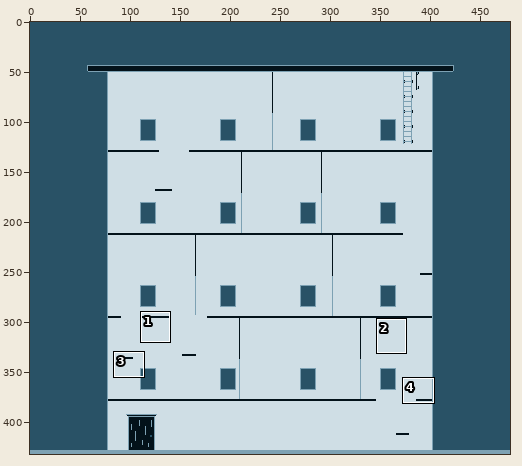
Sprite sheet: GBJAM/Assets/Art/Level 2/apartmentBG.png. Above, an overview of the earlier version with the close-up marked.
Close-up. Earlier state:
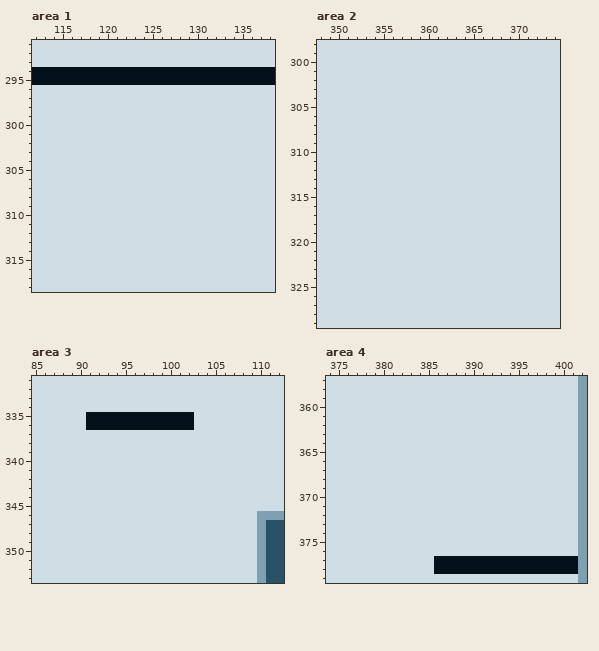
The file is 480x432 pixels. Shown: area 1: x 112..138, y 291..318; area 2: x 348..374, y 298..329; area 3: x 85..112, y 331..353; area 4: x 374..402, y 357..379. The commit also changed other parts of the picture, which this record leaves out.
Now the later version:
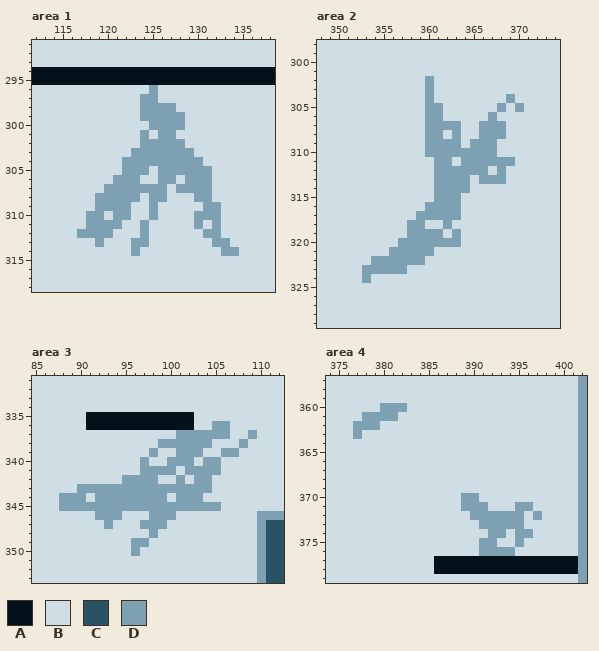
Palette (. is transparent): A #03121a  B #cfdee5  C #295266  D #7da1b3
Diff:
--- area 1
@@ x 112..138 @@
 295 AAAAAAAAAAAAAAAAAAAAAAAAAAA
-296 BBBBBBBBBBBBBBBBBBBBBBBBBBB
-297 BBBBBBBBBBBBBBBBBBBBBBBBBBB
-298 BBBBBBBBBBBBBBBBBBBBBBBBBBB
-299 BBBBBBBBBBBBBBBBBBBBBBBBBBB
-300 BBBBBBBBBBBBBBBBBBBBBBBBBBB
-301 BBBBBBBBBBBBBBBBBBBBBBBBBBB
-302 BBBBBBBBBBBBBBBBBBBBBBBBBBB
-303 BBBBBBBBBBBBBBBBBBBBBBBBBBB
-304 BBBBBBBBBBBBBBBBBBBBBBBBBBB
-305 BBBBBBBBBBBBBBBBBBBBBBBBBBB
-306 BBBBBBBBBBBBBBBBBBBBBBBBBBB
-307 BBBBBBBBBBBBBBBBBBBBBBBBBBB
-308 BBBBBBBBBBBBBBBBBBBBBBBBBBB
-309 BBBBBBBBBBBBBBBBBBBBBBBBBBB
-310 BBBBBBBBBBBBBBBBBBBBBBBBBBB
-311 BBBBBBBBBBBBBBBBBBBBBBBBBBB
-312 BBBBBBBBBBBBBBBBBBBBBBBBBBB
-313 BBBBBBBBBBBBBBBBBBBBBBBBBBB
-314 BBBBBBBBBBBBBBBBBBBBBBBBBBB
+296 BBBBBBBBBBBBBDBBBBBBBBBBBBB
+297 BBBBBBBBBBBBDDBBBBBBBBBBBBB
+298 BBBBBBBBBBBBDDDDBBBBBBBBBBB
+299 BBBBBBBBBBBBDDDDDBBBBBBBBBB
+300 BBBBBBBBBBBBBDDDDBBBBBBBBBB
+301 BBBBBBBBBBBBDBDDBBBBBBBBBBB
+302 BBBBBBBBBBBBDDDDDBBBBBBBBBB
+303 BBBBBBBBBBBDDDDDDDBBBBBBBBB
+304 BBBBBBBBBBDDDDDDDDDBBBBBBBB
+305 BBBBBBBBBBDDDBDDDDDDBBBBBBB
+306 BBBBBBBBBDDDBBDDBDDDBBBBBBB
+307 BBBBBBBBDDDDDDDBDDDDBBBBBBB
+308 BBBBBBBDDDDDBDDBBBDDBBBBBBB
+309 BBBBBBBDDDDBBDBBBBBDDBBBBBB
+310 BBBBBBDDBDDBBDBBBBDDDBBBBBB
+311 BBBBBBDDDDBBDBBBBBDBDBBBBBB
+312 BBBBBDDDDBBBDBBBBBBDDBBBBBB
+313 BBBBBBBDBBBDDBBBBBBBDDBBBBB
+314 BBBBBBBBBBBDBBBBBBBBBDDBBBB
 315 BBBBBBBBBBBBBBBBBBBBBBBBBBB
--- area 2
@@ x 348..374 @@
 301 BBBBBBBBBBBBBBBBBBBBBBBBBBB
-302 BBBBBBBBBBBBBBBBBBBBBBBBBBB
-303 BBBBBBBBBBBBBBBBBBBBBBBBBBB
-304 BBBBBBBBBBBBBBBBBBBBBBBBBBB
-305 BBBBBBBBBBBBBBBBBBBBBBBBBBB
-306 BBBBBBBBBBBBBBBBBBBBBBBBBBB
-307 BBBBBBBBBBBBBBBBBBBBBBBBBBB
-308 BBBBBBBBBBBBBBBBBBBBBBBBBBB
-309 BBBBBBBBBBBBBBBBBBBBBBBBBBB
-310 BBBBBBBBBBBBBBBBBBBBBBBBBBB
-311 BBBBBBBBBBBBBBBBBBBBBBBBBBB
-312 BBBBBBBBBBBBBBBBBBBBBBBBBBB
-313 BBBBBBBBBBBBBBBBBBBBBBBBBBB
-314 BBBBBBBBBBBBBBBBBBBBBBBBBBB
-315 BBBBBBBBBBBBBBBBBBBBBBBBBBB
-316 BBBBBBBBBBBBBBBBBBBBBBBBBBB
-317 BBBBBBBBBBBBBBBBBBBBBBBBBBB
-318 BBBBBBBBBBBBBBBBBBBBBBBBBBB
-319 BBBBBBBBBBBBBBBBBBBBBBBBBBB
-320 BBBBBBBBBBBBBBBBBBBBBBBBBBB
-321 BBBBBBBBBBBBBBBBBBBBBBBBBBB
-322 BBBBBBBBBBBBBBBBBBBBBBBBBBB
-323 BBBBBBBBBBBBBBBBBBBBBBBBBBB
-324 BBBBBBBBBBBBBBBBBBBBBBBBBBB
+302 BBBBBBBBBBBBDBBBBBBBBBBBBBB
+303 BBBBBBBBBBBBDBBBBBBBBBBBBBB
+304 BBBBBBBBBBBBDBBBBBBBBDBBBBB
+305 BBBBBBBBBBBBDDBBBBBBDBDBBBB
+306 BBBBBBBBBBBBDDBBBBBDBBBBBBB
+307 BBBBBBBBBBBBDDDDBBDDDBBBBBB
+308 BBBBBBBBBBBBDDBDBBDDDBBBBBB
+309 BBBBBBBBBBBBDDDDBDDDBBBBBBB
+310 BBBBBBBBBBBBDDDDDDDDBBBBBBB
+311 BBBBBBBBBBBBBDDBDDDDDDBBBBB
+312 BBBBBBBBBBBBBDDDDDDBDBBBBBB
+313 BBBBBBBBBBBBBDDDDBDDDBBBBBB
+314 BBBBBBBBBBBBBDDDDBBBBBBBBBB
+315 BBBBBBBBBBBBBDDDBBBBBBBBBBB
+316 BBBBBBBBBBBBDDDDBBBBBBBBBBB
+317 BBBBBBBBBBBDDDDDBBBBBBBBBBB
+318 BBBBBBBBBBDDBBDBBBBBBBBBBBB
+319 BBBBBBBBBBDDDDBDBBBBBBBBBBB
+320 BBBBBBBBBDDDDDDDBBBBBBBBBBB
+321 BBBBBBBBDDDDDBBBBBBBBBBBBBB
+322 BBBBBBDDDDDDBBBBBBBBBBBBBBB
+323 BBBBBDDDDDBBBBBBBBBBBBBBBBB
+324 BBBBBDBBBBBBBBBBBBBBBBBBBBB
 325 BBBBBBBBBBBBBBBBBBBBBBBBBBB
--- area 3
@@ x 85..112 @@
 335 BBBBBBAAAAAAAAAAAABBBBBBBBBB
-336 BBBBBBAAAAAAAAAAAABBBBBBBBBB
-337 BBBBBBBBBBBBBBBBBBBBBBBBBBBB
-338 BBBBBBBBBBBBBBBBBBBBBBBBBBBB
-339 BBBBBBBBBBBBBBBBBBBBBBBBBBBB
-340 BBBBBBBBBBBBBBBBBBBBBBBBBBBB
-341 BBBBBBBBBBBBBBBBBBBBBBBBBBBB
-342 BBBBBBBBBBBBBBBBBBBBBBBBBBBB
-343 BBBBBBBBBBBBBBBBBBBBBBBBBBBB
-344 BBBBBBBBBBBBBBBBBBBBBBBBBBBB
-345 BBBBBBBBBBBBBBBBBBBBBBBBBBBB
-346 BBBBBBBBBBBBBBBBBBBBBBBBBDDD
-347 BBBBBBBBBBBBBBBBBBBBBBBBBDCC
-348 BBBBBBBBBBBBBBBBBBBBBBBBBDCC
-349 BBBBBBBBBBBBBBBBBBBBBBBBBDCC
-350 BBBBBBBBBBBBBBBBBBBBBBBBBDCC
+336 BBBBBBAAAAAAAAAAAABBDDBBBBBB
+337 BBBBBBBBBBBBBBBBDDDDDDBBDBBB
+338 BBBBBBBBBBBBBBDDDDDDBBBDBBBB
+339 BBBBBBBBBBBBBDBBDDDBBDDBBBBB
+340 BBBBBBBBBBBBDBBDDDBDDBBBBBBB
+341 BBBBBBBBBBBBDDDDBDDDDBBBBBBB
+342 BBBBBBBBBBDDDDBBDBDDBBBBBBBB
+343 BBBBBDDDDDDDDDDDDDDDBBBBBBBB
+344 BBBDDDBDDDDDDDDBDDDBBBBBBBBB
+345 BBBDDDDDDDDDDDDDDDDDDBBBBBBB
+346 BBBBBBBDDDBBBDDDBBBBBBBBBDDD
+347 BBBBBBBBDBBBDDDBBBBBBBBBBDCC
+348 BBBBBBBBBBBBBDBBBBBBBBBBBDCC
+349 BBBBBBBBBBBDDBBBBBBBBBBBBDCC
+350 BBBBBBBBBBBDBBBBBBBBBBBBBDCC
 351 BBBBBBBBBBBBBBBBBBBBBBBBBDCC
--- area 4
@@ x 375..384 @@
 359 BBBBBBBBBB
-360 BBBBBBBBBB
-361 BBBBBBBBBB
-362 BBBBBBBBBB
-363 BBBBBBBBBB
+360 BBBBBDDDBB
+361 BBBDDDDBBB
+362 BBDDDBBBBB
+363 BBDBBBBBBB
 364 BBBBBBBBBB
@@ x 387..399 @@
 369 BBBBBBBBBBBBB
-370 BBBBBBBBBBBBB
-371 BBBBBBBBBBBBB
-372 BBBBBBBBBBBBB
-373 BBBBBBBBBBBBB
-374 BBBBBBBBBBBBB
-375 BBBBBBBBBBBBB
-376 BBBBBBBBBBBBB
+370 BBDDBBBBBBBBB
+371 BBDDDBBBDDBBB
+372 BBBDDDDDDBDBB
+373 BBBBDDDDDBBBB
+374 BBBBBDDBDDBBB
+375 BBBBDDBBDBBBB
+376 BBBBDDDDBBBBB
 377 AAAAAAAAAAAAA
